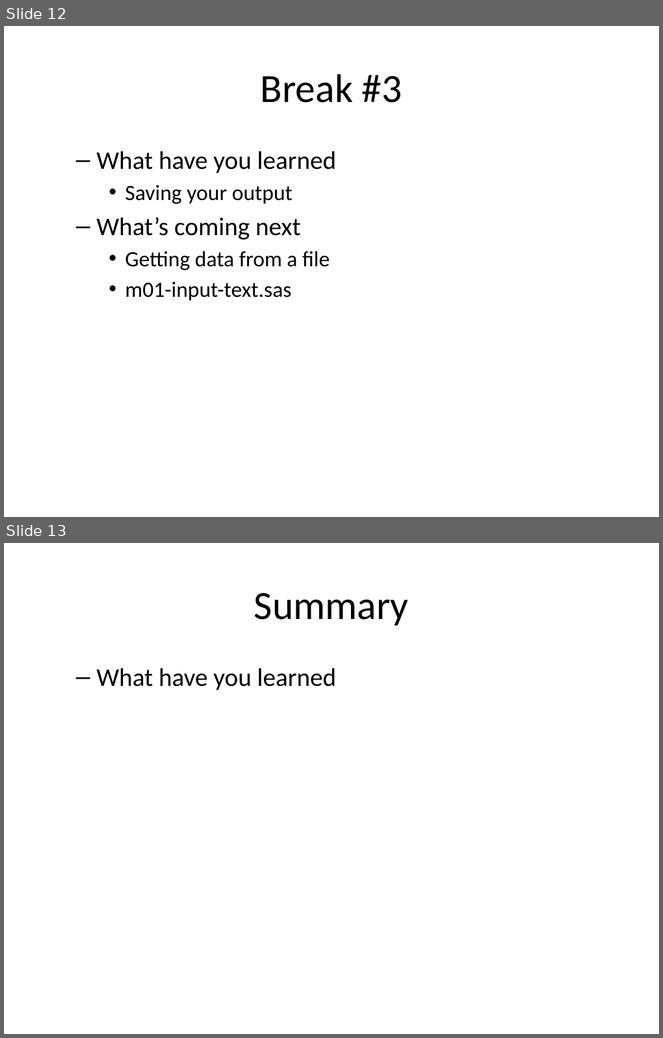
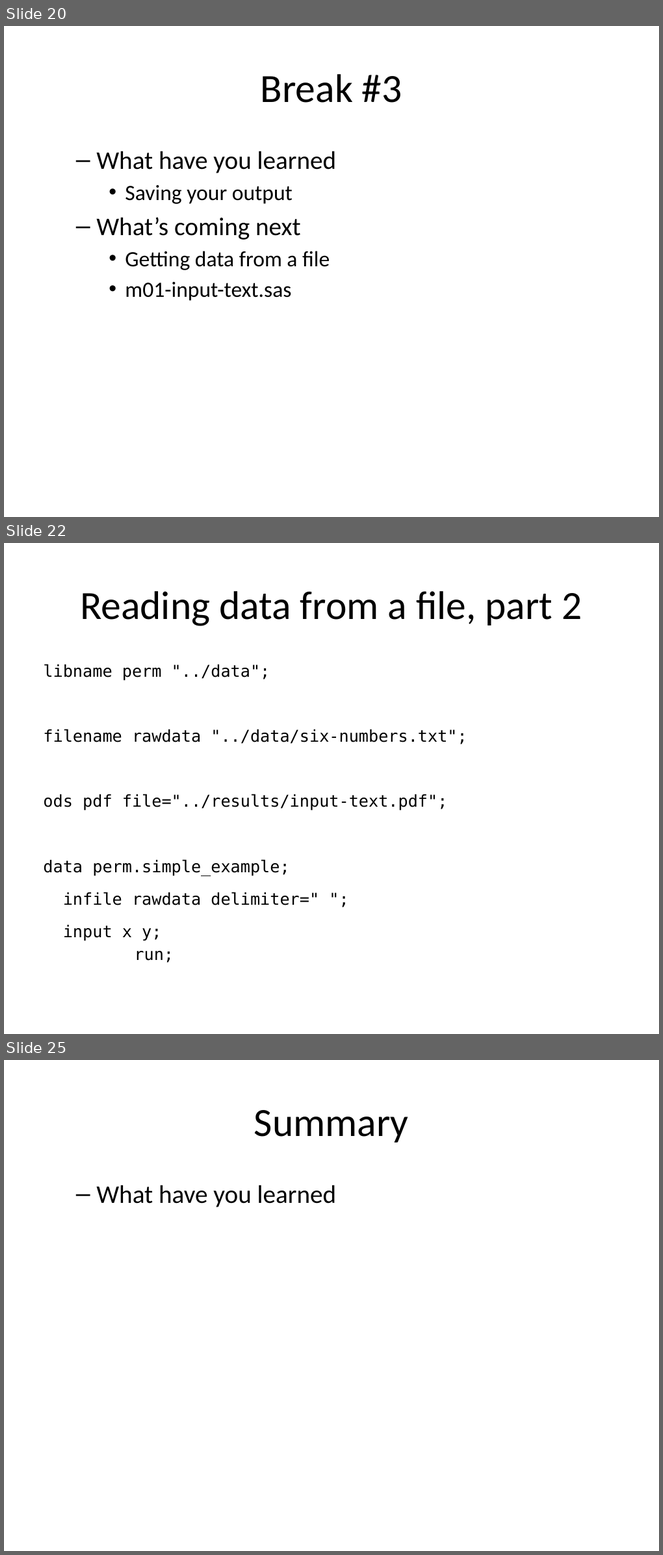
Before and after one commit to pmean/introduction-to-SAS, a slide deck: results/m01-basic-program.pptx. Shown one above the other, each under a label of ours: slides 12 and 13 before the commit, slides 20, 22 and 25 after it; the slides between them are not shown. The pictures are 663x1038 and 663x1555 pixels, drawn with LibreOffice and Linux fonts; fonts in the diff are those of the drawing. Boxes give left, top, right and bottom in pixels: in the first picture for what was removed or moved away, otherwise in the second. Text is boxed around its words. In the diff, an @@ line names an element or a change of style, - is before the commit and + after.

```diff
--- a/results/m01-basic-program.pptx
+++ b/results/m01-basic-program.pptx
@@ slide 22 added at <box>4,543,659,1034</box>, background #FFFFFF @@
@@ title added at <box>80,591,582,626</box>, 44 pt, text #000000 @@
+Reading data from a file, part 2
@@ text added at <box>43,664,467,963</box>, 18 pt, text #000000 @@
+libname perm "../data";
+filename rawdata "../data/six-numbers.txt";
+ods pdf file="../results/input-text.pdf";
+data perm.simple_example;
+infile rawdata delimiter=" ";
+input x y;
+run;
@@ what was slide 12 is now slide 20 @@
@@ what was slide 13 is now slide 25 @@
```
Also in this commit, not shown: 3 slides changed, 11 other slides added, 6 other files.
